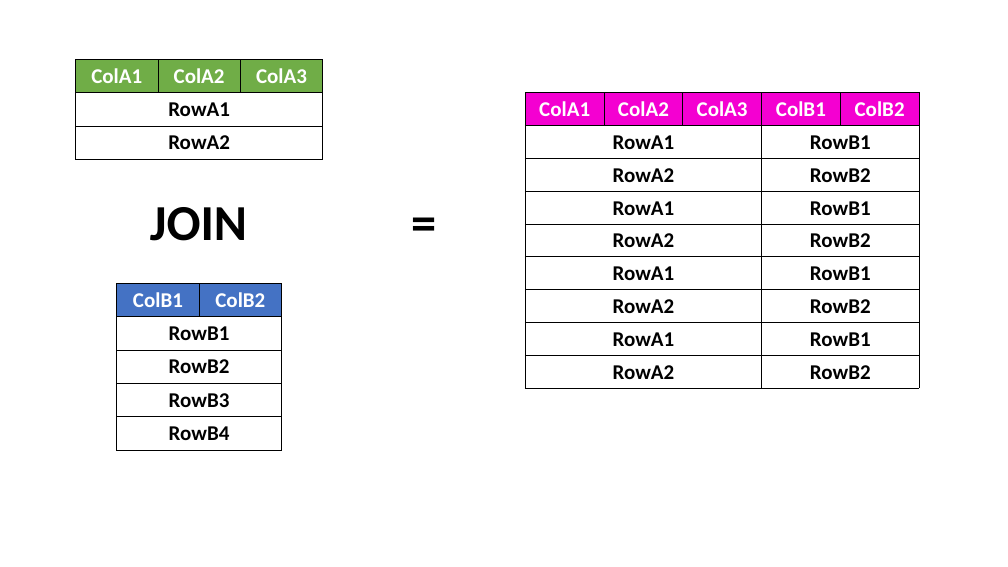
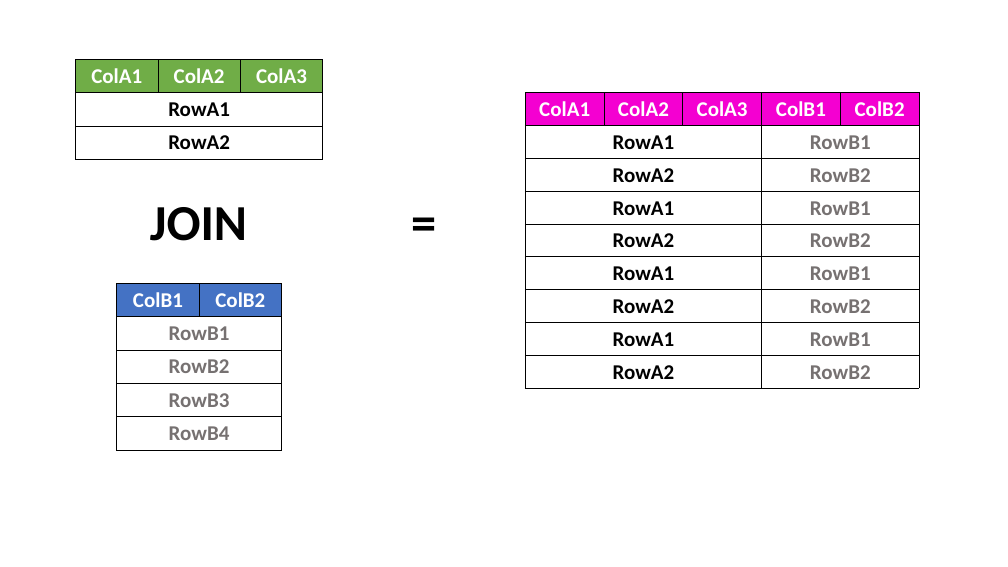
Before and after one commit to perl-easj/OOProg, a slide deck: slide 16 of Chap/DB/Presentations/DBQueryMT.pptx. Drawn at 1008x567 pixels with LibreOffice and Linux fonts; fonts in the diff are those of the drawing. Boxes give left, top, right and bottom in pixels: in the first picture for what was removed or moved away, otherwise in the second. Text is boxed around its words. In the diff, an @@ line names an element or a change of style, - is before the commit and + after.

```diff
--- a/Chap/DB/Presentations/DBQueryMT.pptx
+++ b/Chap/DB/Presentations/DBQueryMT.pptx
@@ table at (x1=526, y1=93, x2=919, y2=388) @@
@@ text colour #000000 to #767171 in "RowB1", "RowB2", "RowB1", "RowB2" and 4 more places @@
@@ table at (x1=116, y1=284, x2=281, y2=448) @@
@@ text colour #000000 to #767171 in "RowB1", "RowB2", "RowB3", "RowB4" @@
```
Also in this commit, not shown: 1 other slide changed, 6 other files.
